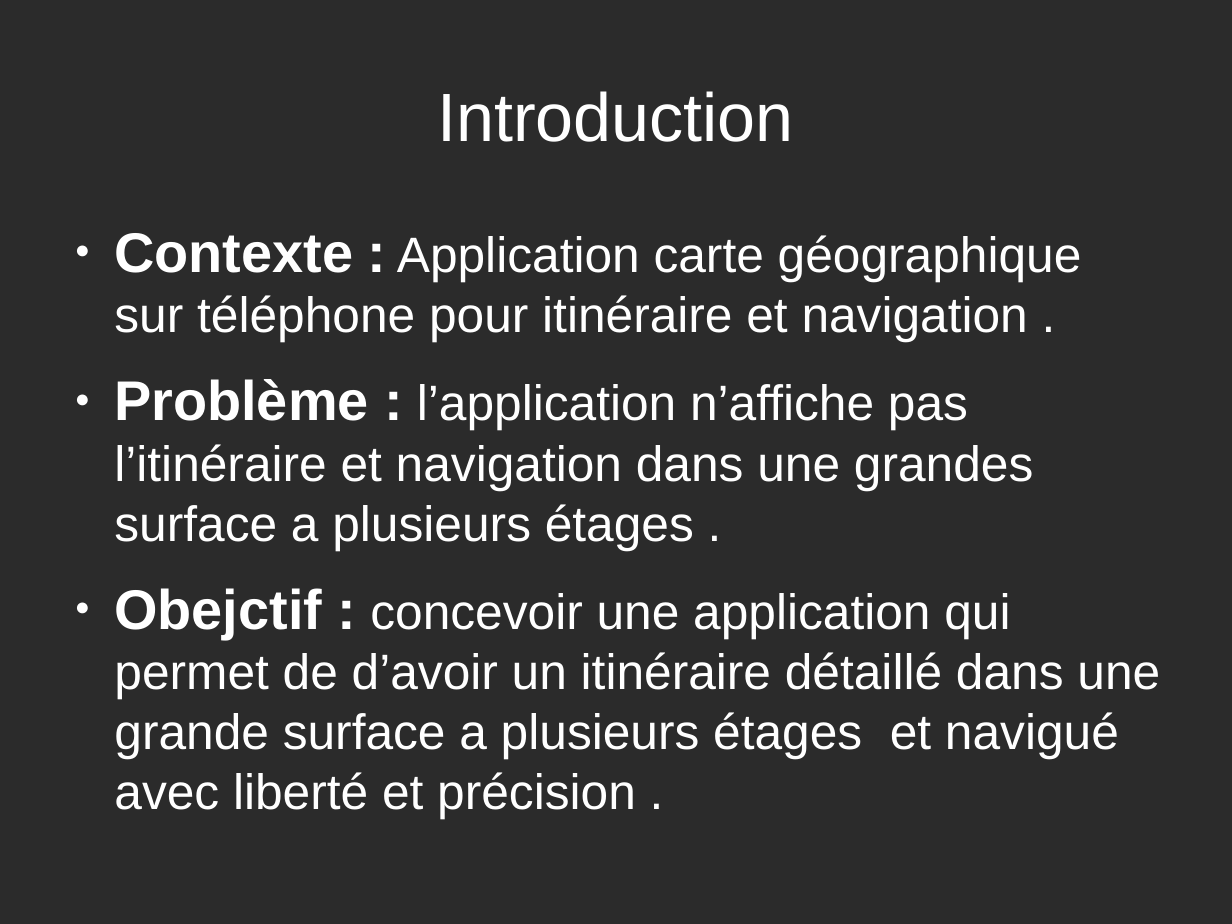
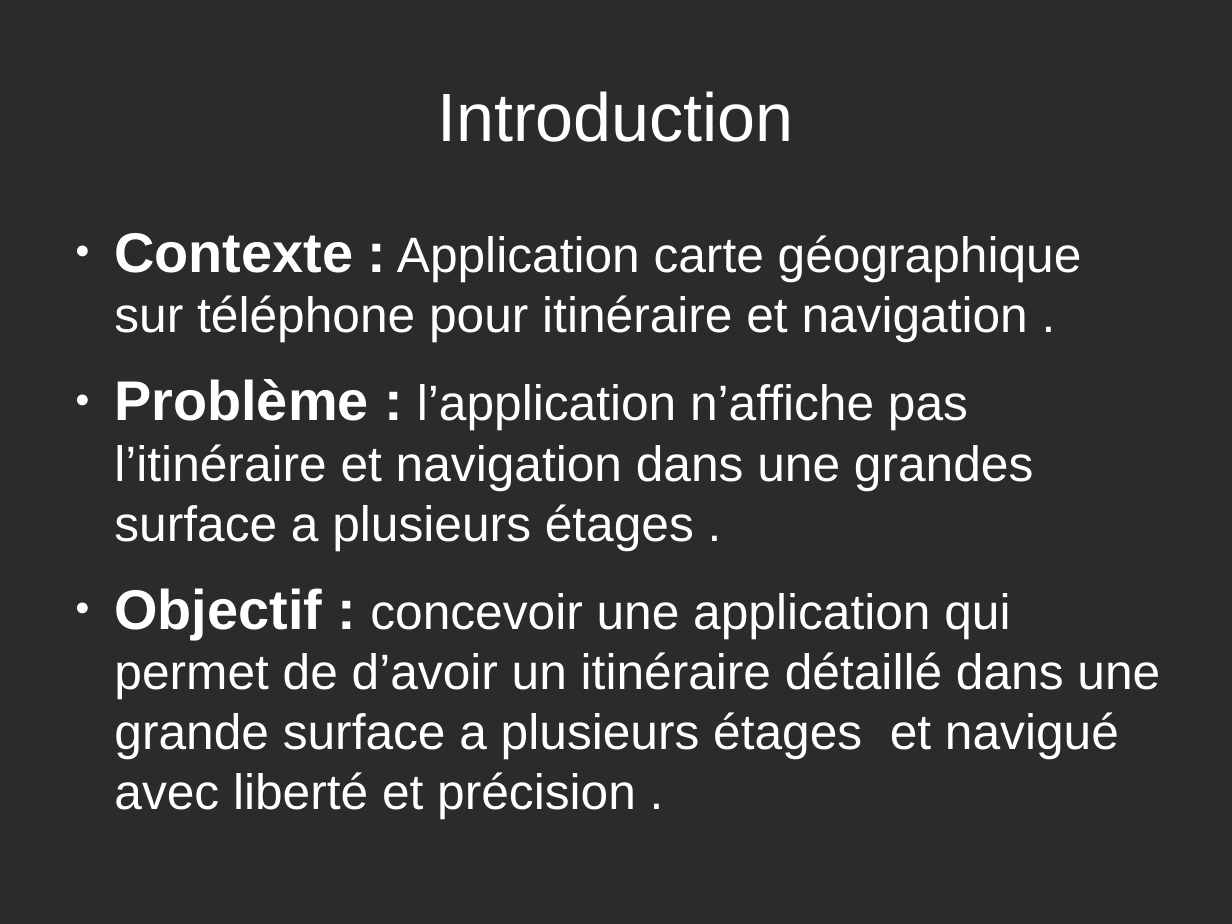
Before and after one commit to khalilDerras/Projet_IHM, a slide deck: slide 2 of presentation.odp. Drawn at 1232x924 pixels with LibreOffice and Linux fonts; fonts in the diff are those of the drawing; background and template pictures are left out; a plain dark background stands for a picture behind light text. Boxes give left, top, right and bottom in pixels: in the first picture for what was removed or moved away, otherwise in the second. Text is boxed around its words. In the diff, an @@ line names an element or a change of style, - is before the commit and + after.

```diff
--- a/presentation.odp
+++ b/presentation.odp
@@ text at (x1=114, y1=588, x2=1160, y2=818): text changed @@
-● Obejctif : concevoir une application qui permet de d’avoir un itinéraire détaillé dans une grande surface a plusieurs étages et navigué avec liberté et précision .
+● Objectif : concevoir une application qui permet de d’avoir un itinéraire détaillé dans une grande surface a plusieurs étages et navigué avec liberté et précision .
```
Also in this commit, not shown: 3 other slides changed, 2 slides added.
